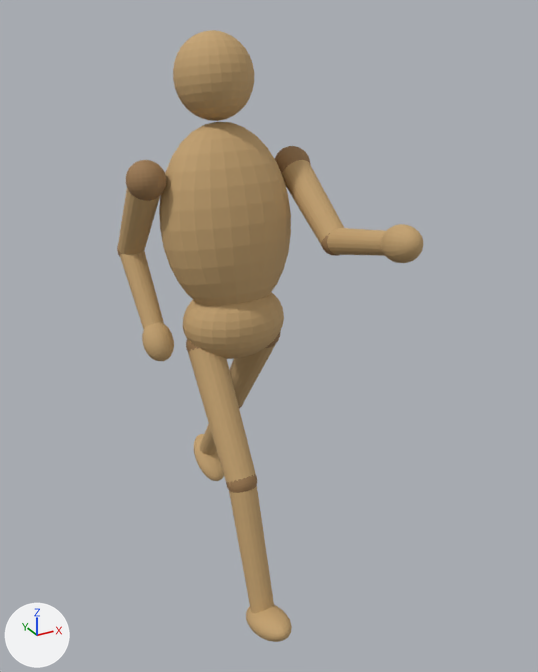
An edit to the glTF model assets/models/mannequin.glb, drawn before and after from the same camera.
Rendered twice from a 50 mm lens placed at (-0.916, -1.886, 1.687), pointed at (0.088, -0.061, 0.774). Lighting does not change. The marker at lower left points along +X, +Y and +Z. The first picture is the older version. Both versions are drawn at frame 3 of the action 'Sprint_loop'; the numbers are the values there.

Objects in the first picture: 'Chest', 'FootR', 'ForearmL', 'ForearmR', 'HandL', 'Head', 'Pelvis', 'ShinR', 'ShoulderR', 'ThighR', 'UpperArmL', 'UpperArmR' and 9 more.
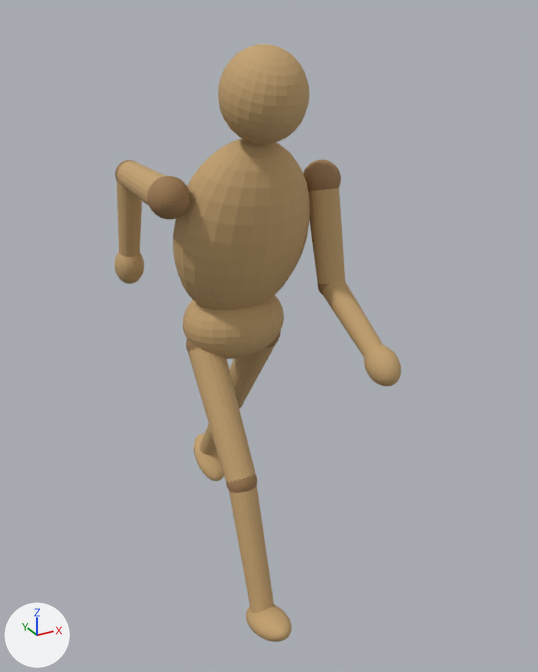
Where the change shows, as pixel boxes (x1, y1, x2, y2) in the pictures (538 x 672 px):
'Chest', turned
    before: (159, 122, 291, 306)
    after: (173, 139, 310, 310)
'Head', turned
    before: (173, 30, 254, 121)
    after: (218, 44, 309, 144)
'UpperArmL', turned
    before: (282, 160, 344, 244)
    after: (308, 188, 345, 285)
'ForearmL', turned
    before: (327, 228, 386, 256)
    after: (323, 280, 383, 357)
'ForearmR', turned
    before: (120, 251, 164, 329)
    after: (116, 180, 142, 257)
'UpperArmR', turned
    before: (118, 188, 160, 254)
    after: (117, 161, 166, 206)
'ShoulderR', turned
    before: (126, 160, 166, 201)
    after: (147, 176, 190, 220)
'HandL', turned
    before: (381, 224, 423, 263)
    after: (364, 345, 401, 386)
'HandR', turned
    before: (142, 323, 174, 361)
    after: (115, 252, 144, 284)
'ShoulderL', turned
    before: (275, 146, 310, 174)
    after: (303, 160, 341, 191)
'ElbowL', turned
    before: (321, 233, 338, 256)
    after: (318, 283, 329, 295)
'ElbowR', turned (mostly hidden)
    before: (117, 246, 122, 256)
    after: (115, 160, 136, 182)

What changed in the scene script:
```text
Change ob_chest:
    ob_chest.rotation_euler: (-0.161, 0.0, 0.0) -> (0.327, 0.0, 0.0)  # degrees (-9.2, 0, 0) -> degrees (19, 0, 0)
Change ob_upperarml:
    ob_upperarml.rotation_euler: (-0.797, 0.0, 0.0) -> (-0.564, 0.0, 0.0)  # degrees (-46, 0, 0) -> degrees (-32, 0, 0)
Change ob_forearml:
    ob_forearml.rotation_euler: (-0.843, 0.0, 0.0) -> (-0.808, 0.0, 0.0)  # degrees (-48, 0, 0) -> degrees (-46, 0, 0)
Change ob_upperarmr:
    ob_upperarmr.rotation_euler: (0.797, 0.0, 0.0) -> (1.262, 0.0, 0.0)  # degrees (46, 0, 0) -> degrees (72, 0, 0)
Change ob_forearmr:
    ob_forearmr.rotation_euler: (-1.321, 0.0, 0.0) -> (-1.356, 0.0, 0.0)  # degrees (-76, 0, 0) -> degrees (-78, 0, 0)
```
